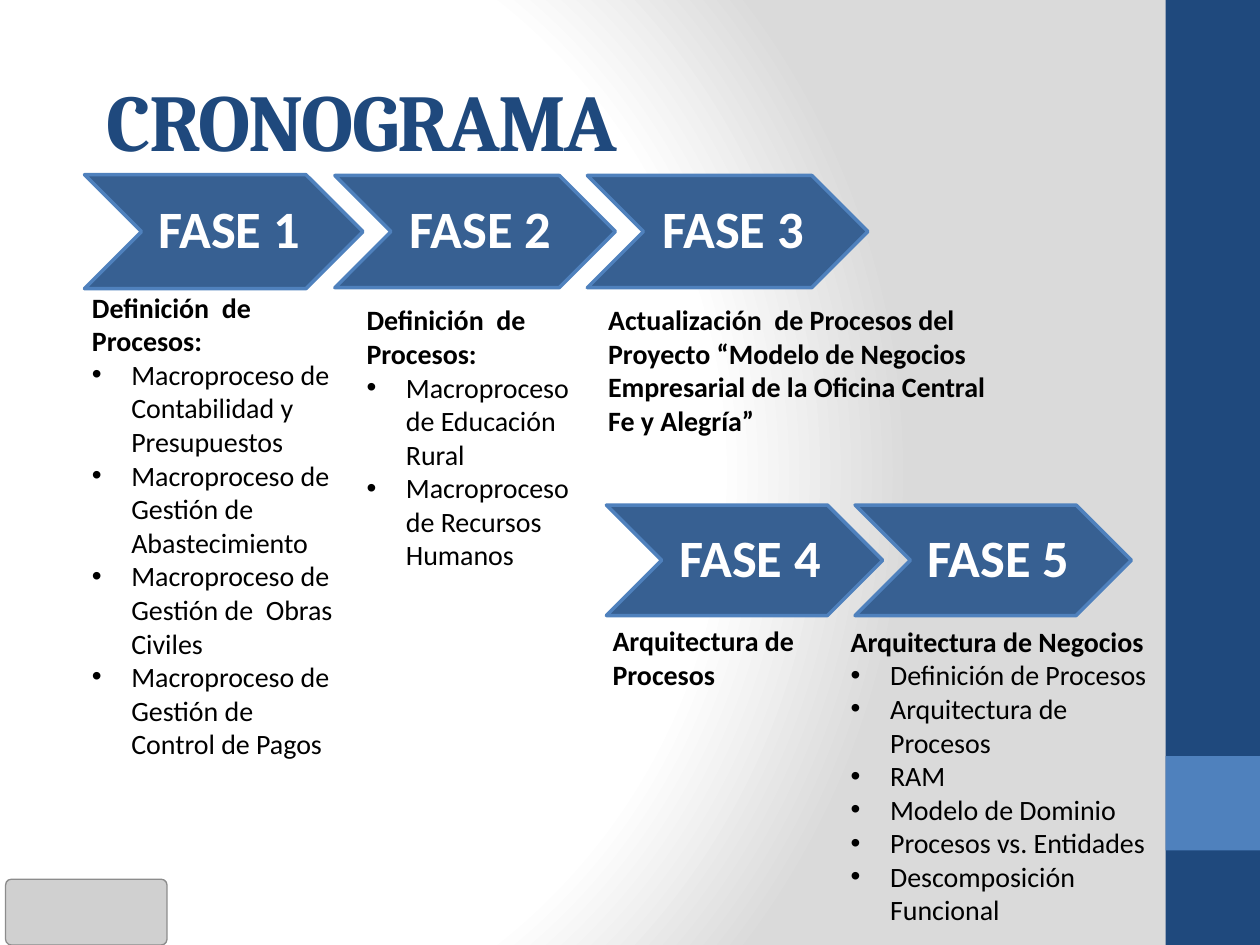
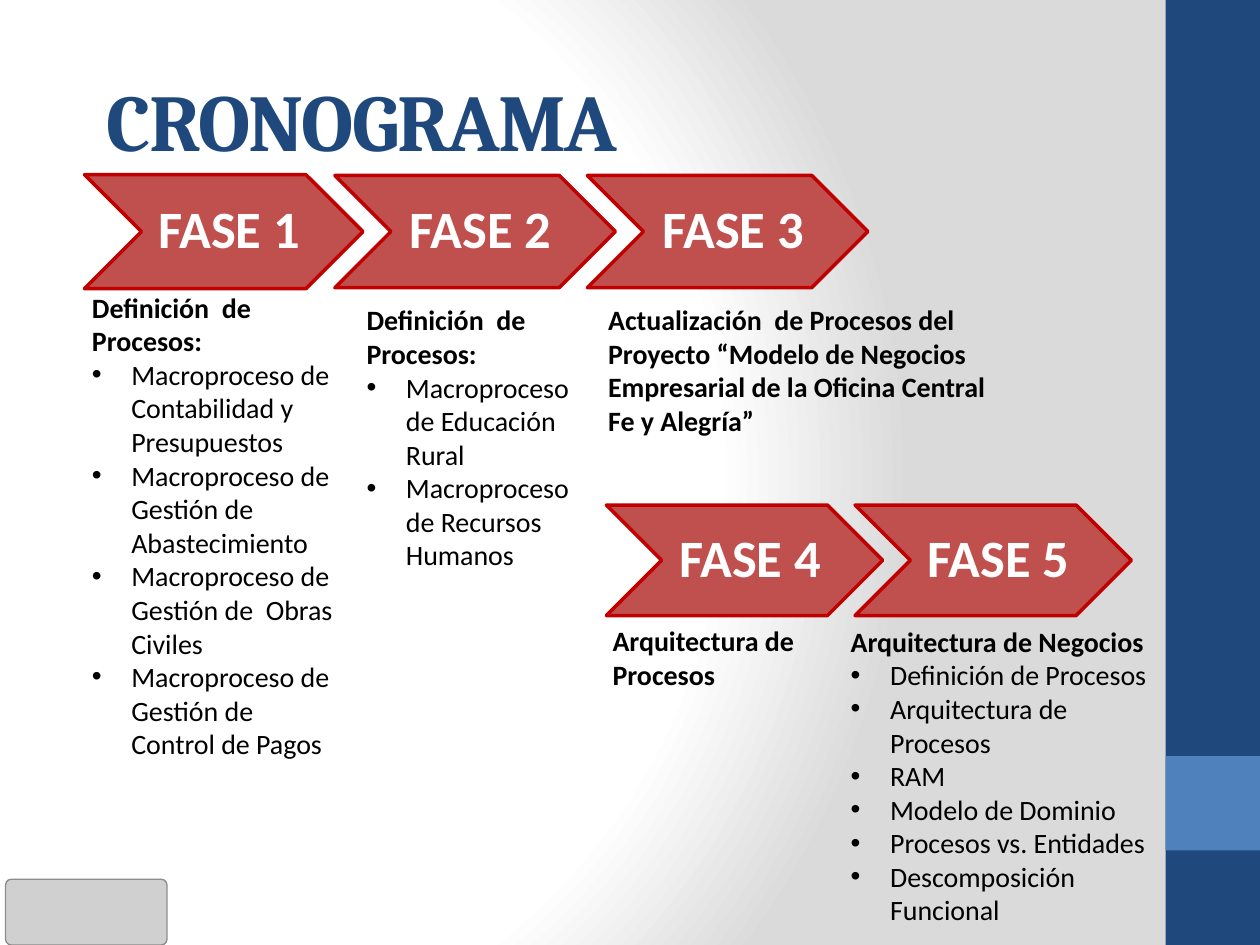
Before and after one commit to cms/proyecto-fya, a slide deck: slide 7 of Presentacion Final Ciclo 2011-02/ANOCFAP-[Presentación Final v2.0].pptx. Drawn at 1260x945 pixels with LibreOffice and Linux fonts; fonts in the diff are those of the drawing; grey boxes stand for pictures. Boxes give left, top, right and bottom in pixels: in the first picture for what was removed or moved away, otherwise in the second. Text is boxed around its words. In the diff, an @@ line names an element or a change of style, - is before the commit and + after.

```diff
--- a/Presentacion Final Ciclo 2011-02/ANOCFAP-[Presentación Final v2.0].pptx
+++ b/Presentacion Final Ciclo 2011-02/ANOCFAP-[Presentación Final v2.0].pptx
@@ fill #376092 to #C0504D; outline #4F81BD 2 pt to #C00000 2 pt in 5 elements at box(84, 175, 363, 290), box(335, 175, 616, 287), box(587, 175, 868, 287), box(606, 505, 882, 616), box(856, 505, 1131, 616) @@
```
Also in this commit, not shown: 6 other slides changed, 8 slides added, 1 slide removed, 1 other file.
